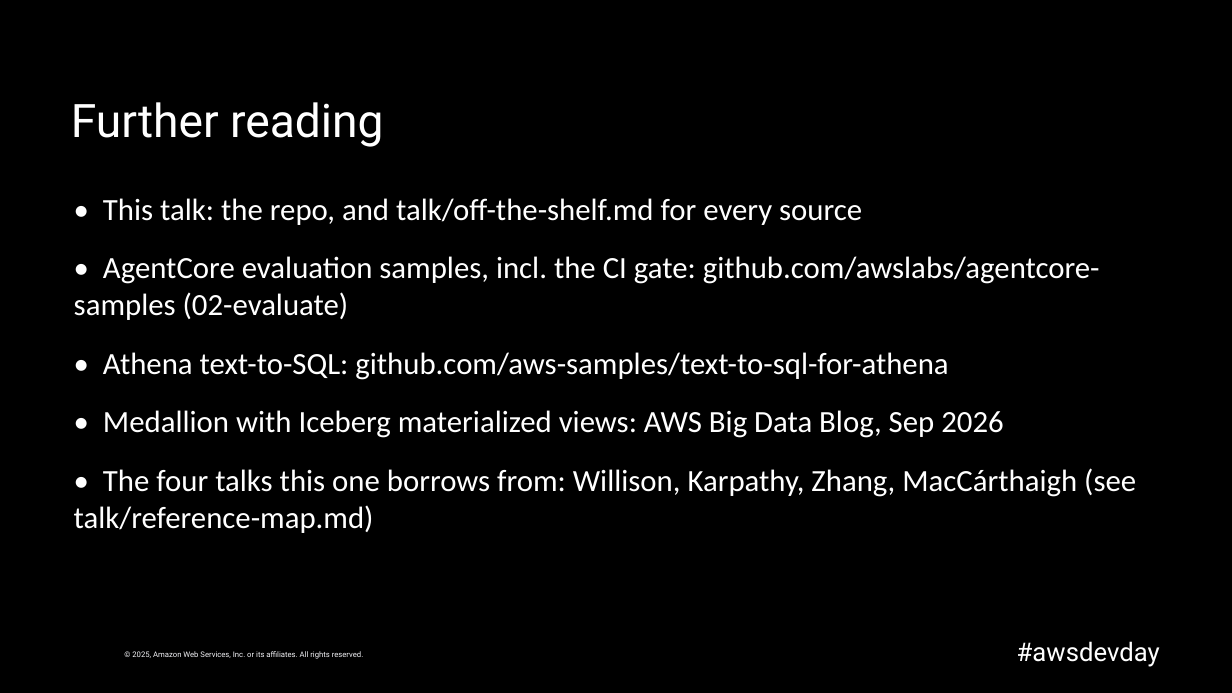
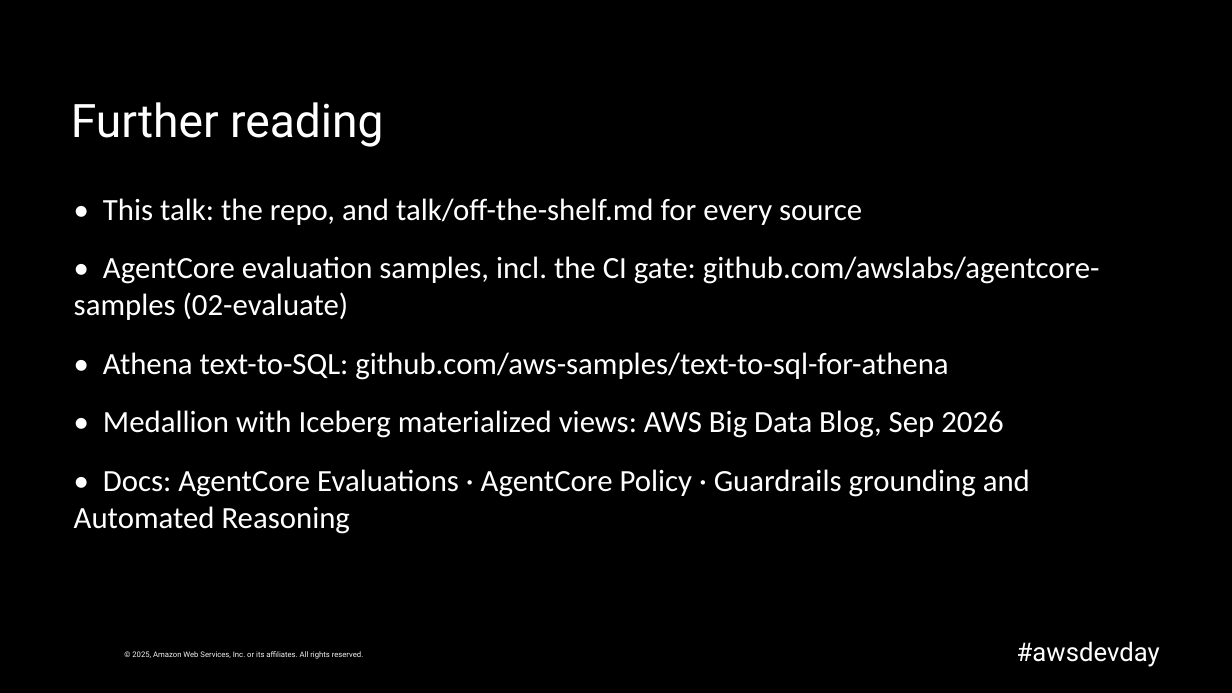
Before and after one commit to caroline-cah/lakehouse-harness, a slide deck: slide 36 of talk/harness-engineering-live.pptx (slide 40 before the commit). Drawn at 1232x693 pixels with LibreOffice and Linux fonts; fonts in the diff are those of the drawing; background and template pictures are left out. Boxes give left, top, right and bottom in pixels: in the first picture for what was removed or moved away, otherwise in the second. Text is boxed around its words. In the diff, an @@ line names an element or a change of style, - is before the commit and + after.

```diff
--- a/talk/harness-engineering-live.pptx
+++ b/talk/harness-engineering-live.pptx
@@ text at <box>74,469,1030,534</box>: text changed @@
-• The four talks this one borrows from: Willison, Karpathy, Zhang, MacCárthaigh (see talk/reference-map.md)
+• Docs: AgentCore Evaluations · AgentCore Policy · Guardrails grounding and Automated Reasoning
```
Also in this commit, not shown: 15 other slides changed, 16 slides added, 20 slides removed, 2 other files.
